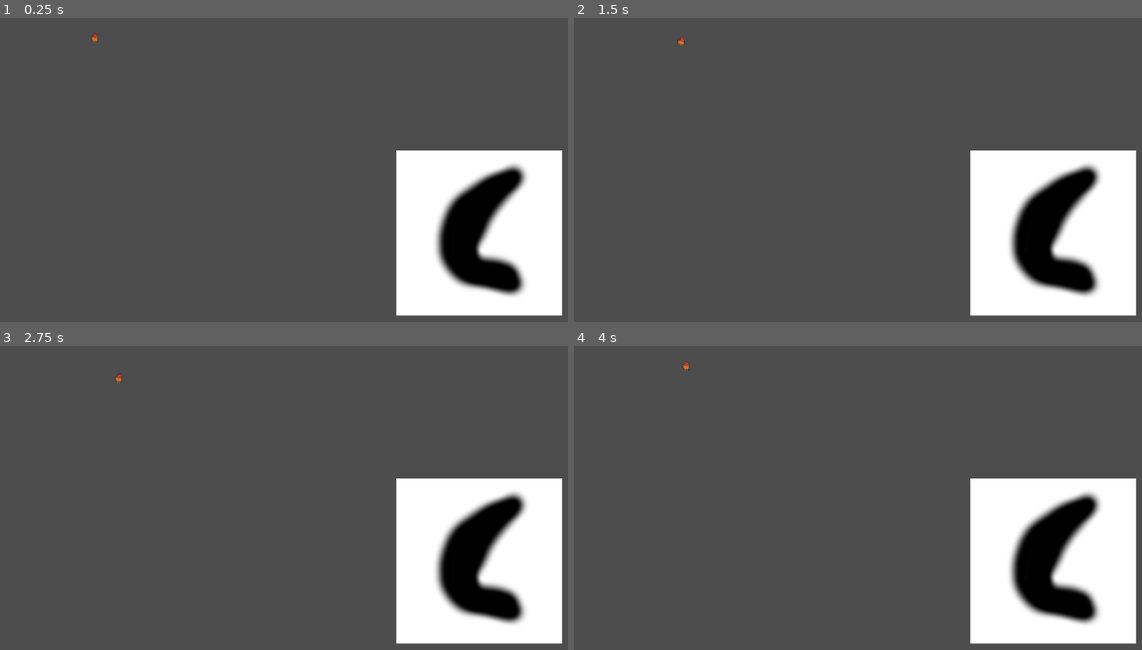
Above: before the commit, frames 1-4 (two rows, left to right).
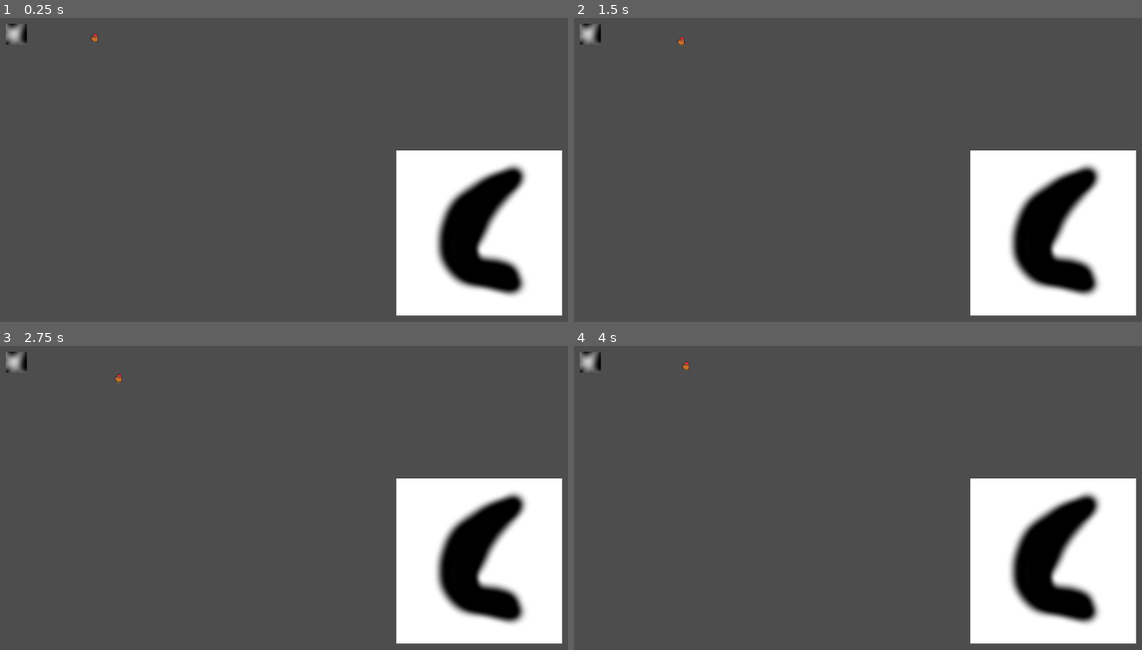
Above: after the commit, the same moments.

Repository: jackfruitgames/chickeeen
Game: Godot game, scene res://scenes/testscene/testscene.tscn
Same seed, same stepped clock (60 frames per second), same inputs: the game is played once before the commit and once after it. This scene is started directly instead of the project's main scene.
Inputs:
- Up to frame 1 (0.25 s): no input
- Up to frame 2 (1.5 s): tap Enter at 0.5 s; hold Right (move_right) 0.53-1.28 s; tap Space at 1.25 s; hold Down (move_down) from 1.28 s (still down)
- Up to frame 3 (2.75 s): tap Enter at 2 s; release Down (move_down) at 2.03 s; hold Right (move_right) from 2.03 s (still down)
- Up to frame 4 (4 s): tap Space at 2.75 s; release Right (move_right) at 2.78 s; hold Up (move_up) 2.78-3.53 s; tap Enter at 3.5 s; hold Left (move_left) from 3.53 s (still down)

The runs differ from the first frame. In frame 1, 0.2% of the frame differs, in the area x 1-5%, y 1-9%; in frame 2, 0.2%; in frame 3, 0.2%; in frame 4, 0.2%.

Commit message:
Add wolf to the game

Diff:
--- a/scenes/testscene/testscene.tscn
+++ b/scenes/testscene/testscene.tscn
@@ -1,7 +1,8 @@
-[gd_scene load_steps=3 format=3 uid="uid://ce3m76ikq0w7o"]
+[gd_scene load_steps=4 format=3 uid="uid://ce3m76ikq0w7o"]
 
 [ext_resource type="PackedScene" uid="uid://cs8d3sukjl1q7" path="res://scenes/chicken/chicken.tscn" id="1_ko0ko"]
 [ext_resource type="PackedScene" uid="uid://bbpcd0gp83hu8" path="res://scenes/food/food.tscn" id="2_23w14"]
+[ext_resource type="PackedScene" uid="uid://d7hhbhwn8gkb" path="res://scenes/wolf/wolf.tscn" id="3_fa1vf"]
 
 [node name="testscene" type="Node2D"]
 
@@ -10,3 +11,6 @@
 
 [node name="food" parent="." instance=ExtResource("2_23w14")]
 position = Vector2(780, 496)
+
+[node name="wolf" parent="." instance=ExtResource("3_fa1vf")]
+position = Vector2(81, 195)
--- /dev/null
+++ b/scenes/wolf/wolf.tscn
@@ -0,0 +1,18 @@
+[gd_scene load_steps=4 format=3 uid="uid://d7hhbhwn8gkb"]
+
+[ext_resource type="Script" path="res://scenes/wolf/wolfcollider.gd" id="1_8nr5h"]
+[ext_resource type="Texture2D" uid="uid://d07o2xujcicyj" path="res://scenes/wolf/fakeWolf.png" id="1_wndap"]
+
+[sub_resource type="CircleShape2D" id="CircleShape2D_yhv2n"]
+radius = 16.0
+
+[node name="wolf" type="Area2D"]
+script = ExtResource("1_8nr5h")
+
+[node name="Sprite2D" type="Sprite2D" parent="."]
+texture = ExtResource("1_wndap")
+
+[node name="CollisionShape2D" type="CollisionShape2D" parent="."]
+shape = SubResource("CircleShape2D_yhv2n")
+
+[connection signal="body_entered" from="." to="." method="_on_body_entered"]
--- /dev/null
+++ b/scenes/wolf/wolfcollider.gd
@@ -0,0 +1,6 @@
+extends Area2D
+
+
+func _on_body_entered(body):
+	print("dead by wolf")
+	GameState.score = 0
Binary file added: scenes/wolf/fakeWolf.png
Not shown, added: scenes/wolf/fakeWolf.png.import
